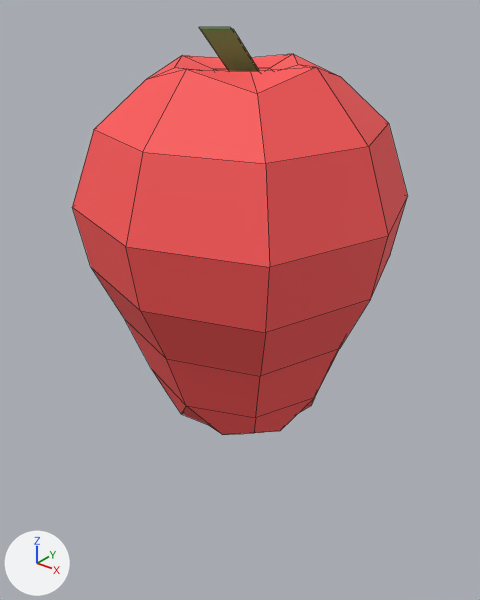
Two versions of the FBX model Assets/Apple.fbx, one commit apart.
Both versions are drawn from a camera (50 mm lens) standing at (5.05, -6.39, 5.62) and looking at (-0.13, 0.08, 1.61). Lighting does not change. The marker at lower left points along +X, +Y and +Z. Mesh edges are drawn as thin lines. Where no turn or scale is listed for an object, it has been applied to the vertices.
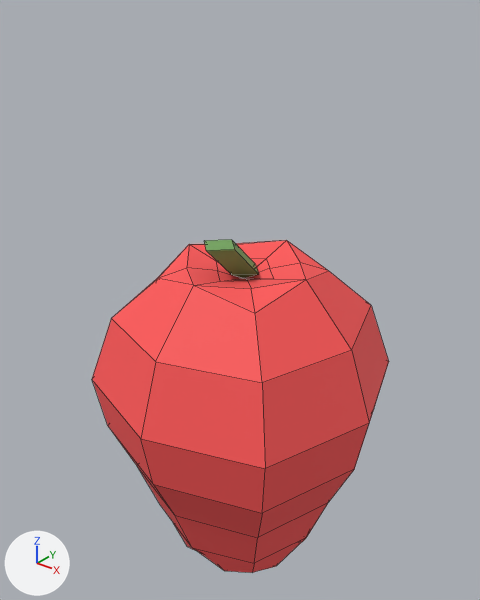
Diff of the bpy script that builds the scene:
```diff
--- a/Assets/Apple.fbx.py
+++ b/Assets/Apple.fbx.py
@@ mat_material @@
+mat_material = principled_material('Material')
+mat_material.base_color = (1.0, 0.792, 0.313)  # yellow #ffe698
+mat_material.roughness = 0.69
@@ me_cube_000 @@
+me_cube_000.from_pydata(...)  # 31 vertices, 19 faces; spans x -3.02..0.0, y -0.03..4.03, z 0.0..9.5
+# faces by material slot: [17, 2]
+me_cube_000.materials.append(mat_material_001)  # red #ff5656
+me_cube_000.materials.append(mat_material)  # yellow #ffe698
@@ me_cube_004 @@
+me_cube_004.from_pydata(...)  # 23 vertices, 15 faces; spans x -4.03..-0.03, y 0.0..3.02, z 0.0..9.5
+# faces by material slot: [13, 2]
+me_cube_004.materials.append(mat_material_001)  # red #ff5656
+me_cube_004.materials.append(mat_material)  # yellow #ffe698
@@ ob_cube @@
-ob_cube = bpy.data.objects.new('Cube', me_cube_001)
-ob_cube.location = (0.0, 0.0, 0.0)
@@ ob_cube_001 @@
 ob_cube_001 = bpy.data.objects.new('Cube.001', me_cube_003)
-ob_cube_001.location = (0.0, 0.0, 0.0)
+ob_cube_001.location = (0.0, 0.0, -2.5)
@@ ob_cube_003 @@
+ob_cube_003 = bpy.data.objects.new('Cube.003', me_cube_000)
+ob_cube_003.location = (0.0, 0.0, -2.5)
+ob_cube_003.rotation_euler = (0.0, 0.0, 1.571)  # degrees (0, 0, 90)
+ob_cube_003.scale = (0.5, 0.5, 0.5)
@@ ob_cube_008 @@
+ob_cube_008 = bpy.data.objects.new('Cube.008', me_cube_000)
+ob_cube_008.location = (0.0, 0.0, -2.5)
+ob_cube_008.rotation_euler = (0.0, 0.0, -3.142)  # degrees (0, 0, -180)
+ob_cube_008.scale = (0.5, 0.5, 0.5)
@@ ob_cube_007 @@
+ob_cube_007 = bpy.data.objects.new('Cube.007', me_cube_004)
+ob_cube_007.location = (0.0, 0.0, -2.5)
+ob_cube_007.rotation_euler = (0.0, 0.0, -3.142)  # degrees (0, 0, -180)
+ob_cube_007.scale = (0.5, 0.5, 0.5)
@@ ob_cube_000 @@
+ob_cube_000 = bpy.data.objects.new('Cube.000', me_cube_004)
+ob_cube_000.location = (0.0, 0.0, -2.5)
+ob_cube_000.rotation_euler = (0.0, 0.0, 1.571)  # degrees (0, 0, 90)
+ob_cube_000.scale = (0.5, 0.5, 0.5)
@@ ob_cube_002 @@
+ob_cube_002 = bpy.data.objects.new('Cube.002', me_cube_000)
+ob_cube_002.location = (0.0, 0.0, -2.5)
+ob_cube_002.scale = (0.5, 0.5, 0.5)
@@ ob_cube_006 @@
+ob_cube_006 = bpy.data.objects.new('Cube.006', me_cube_004)
+ob_cube_006.location = (0.0, 0.0, -2.5)
+ob_cube_006.rotation_euler = (0.0, 0.0, -1.571)  # degrees (0, 0, -90)
+ob_cube_006.scale = (0.5, 0.5, 0.5)
@@ ob_cube_005 @@
+ob_cube_005 = bpy.data.objects.new('Cube.005', me_cube_000)
+ob_cube_005.location = (0.0, 0.0, -2.5)
+ob_cube_005.rotation_euler = (0.0, 0.0, -1.571)  # degrees (0, 0, -90)
+ob_cube_005.scale = (0.5, 0.5, 0.5)
@@ ob_cube_004 @@
+ob_cube_004 = bpy.data.objects.new('Cube.004', me_cube_004)
+ob_cube_004.location = (0.0, 0.0, -2.5)
+ob_cube_004.scale = (0.5, 0.5, 0.5)
```

Boxes [x1, y1, x2, y2] around the edits, measured in the pictures (480 x 600 px):
'Cube', deleted (red)
    before: [72, 54, 408, 435]
'Cube.008', added (red)
    after: [141, 278, 265, 573]
'Cube.007', added (red)
    after: [245, 278, 369, 573]
'Cube.000', added (red)
    after: [92, 268, 242, 550]
'Cube.005', added (red)
    after: [247, 263, 389, 454]
'Cube.001', moved
    before: [199, 27, 259, 71]
    after: [204, 240, 259, 278]
'Cube.003', added (red)
    after: [158, 244, 230, 278]
'Cube.006', added (red)
    after: [256, 241, 327, 273]
'Cube.002', added (red)
    after: [236, 240, 287, 267]
'Cube.004', added
    after: [190, 244, 238, 262]
